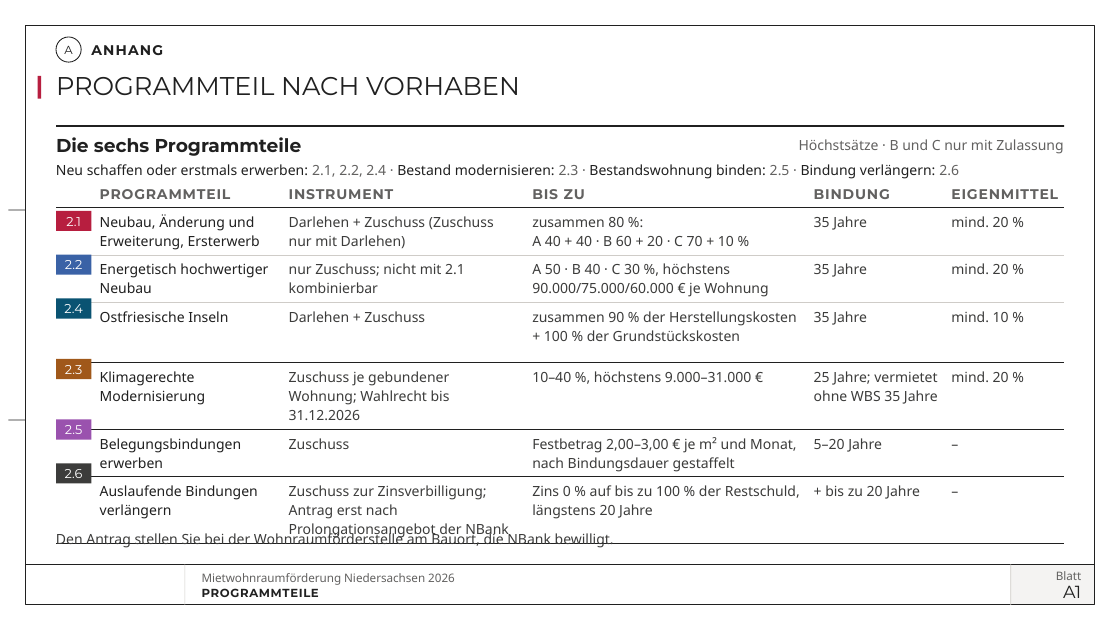
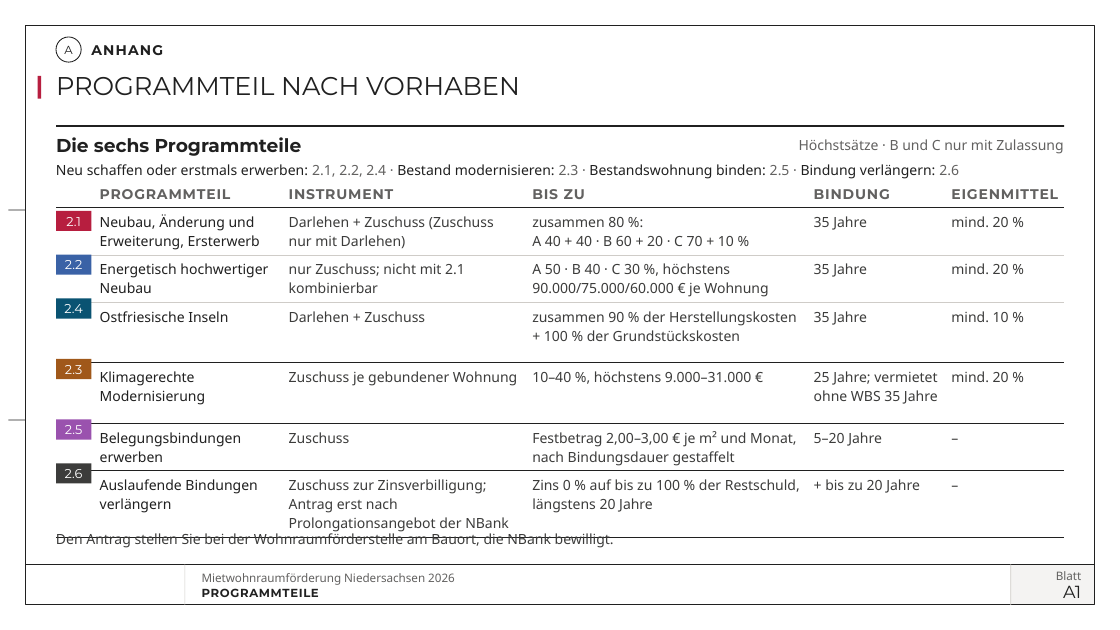
Before and after one commit to vgedaschko/NBank, a slide deck: slide 30 of praesentation/dist/PGN-Mietwohnraumfoerderung-Niedersachsen-2026-Vortrag.pptx. Drawn at 1120x630 pixels with LibreOffice and Linux fonts; fonts in the diff are those of the drawing; background and template pictures are left out. Boxes give left, top, right and bottom in pixels: in the first picture for what was removed or moved away, otherwise in the second. Text is boxed around its words. In the diff, an @@ line names an element or a change of style, - is before the commit and + after.

```diff
--- a/praesentation/dist/PGN-Mietwohnraumfoerderung-Niedersachsen-2026-Vortrag.pptx
+++ b/praesentation/dist/PGN-Mietwohnraumfoerderung-Niedersachsen-2026-Vortrag.pptx
@@ table at (56,180,1065,536) @@
-row 5, column 3: Zuschuss je gebundener Wohnung; Wahlrecht bis 31.12.2026
+row 5, column 3: Zuschuss je gebundener Wohnung
```
Also in this commit, not shown: 18 other slides changed, 1 slide removed, 52 other files.
